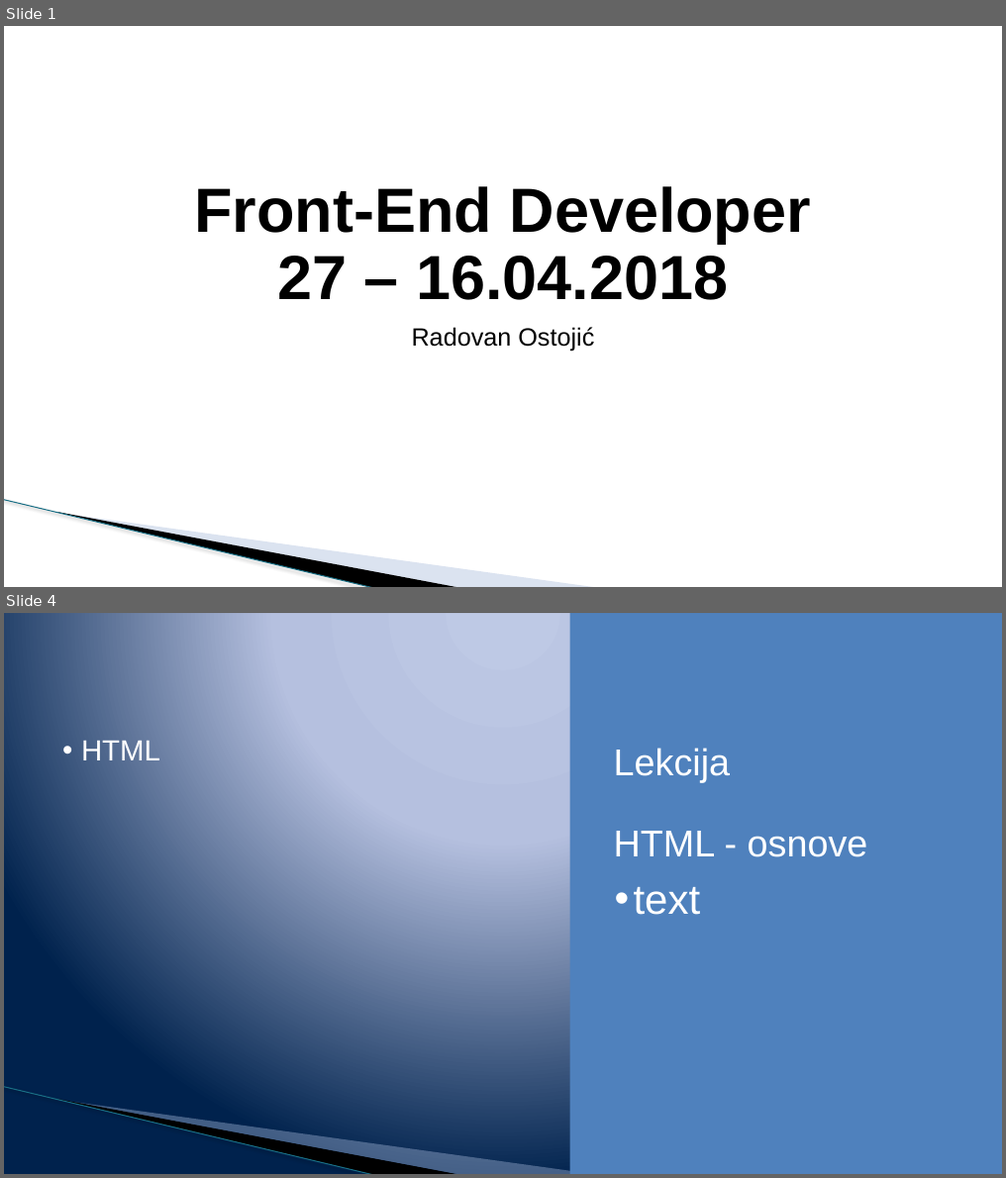
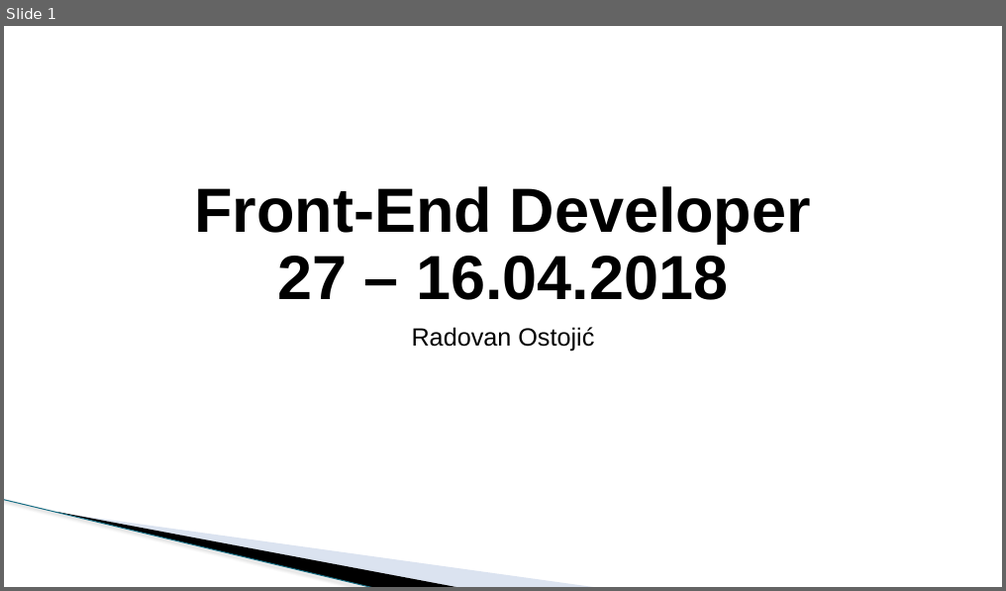
Before and after one commit to todalexcode/kurs-front-end, a slide deck: sesija-27/PPT/Front-End Developer-27.pptx. Shown one above the other, each under a label of ours: slides 1 and 4 before the commit, slide 1 after it; the slides between them are not shown. The pictures are 1006x1178 and 1006x591 pixels, drawn with LibreOffice and Linux fonts; fonts in the diff are those of the drawing; background and template pictures are left out. Boxes give left, top, right and bottom in pixels: in the first picture for what was removed or moved away, otherwise in the second. Text is boxed around its words. In the diff, an @@ line names an element or a change of style, - is before the commit and + after.

```diff
--- a/sesija-27/PPT/Front-End Developer-27.pptx
+++ b/sesija-27/PPT/Front-End Developer-27.pptx
@@ slide 4 removed at box(4, 613, 1002, 1174), background gradient #BFC9E5 to #B5C0E0 to #00234D; not listed: 3 template elements that a slide beside it also shows @@
@@ rectangle removed at box(570, 613, 1002, 1174) @@
@@ text removed at box(81, 740, 160, 761) @@
-• HTML
@@ text removed at box(614, 748, 868, 858) @@
-Lekcija
-HTML - osnove
@@ text removed at box(634, 887, 701, 915) @@
-• text
```
Also in this commit, not shown: 2 slides changed, 2 slides added, 6 other files.
